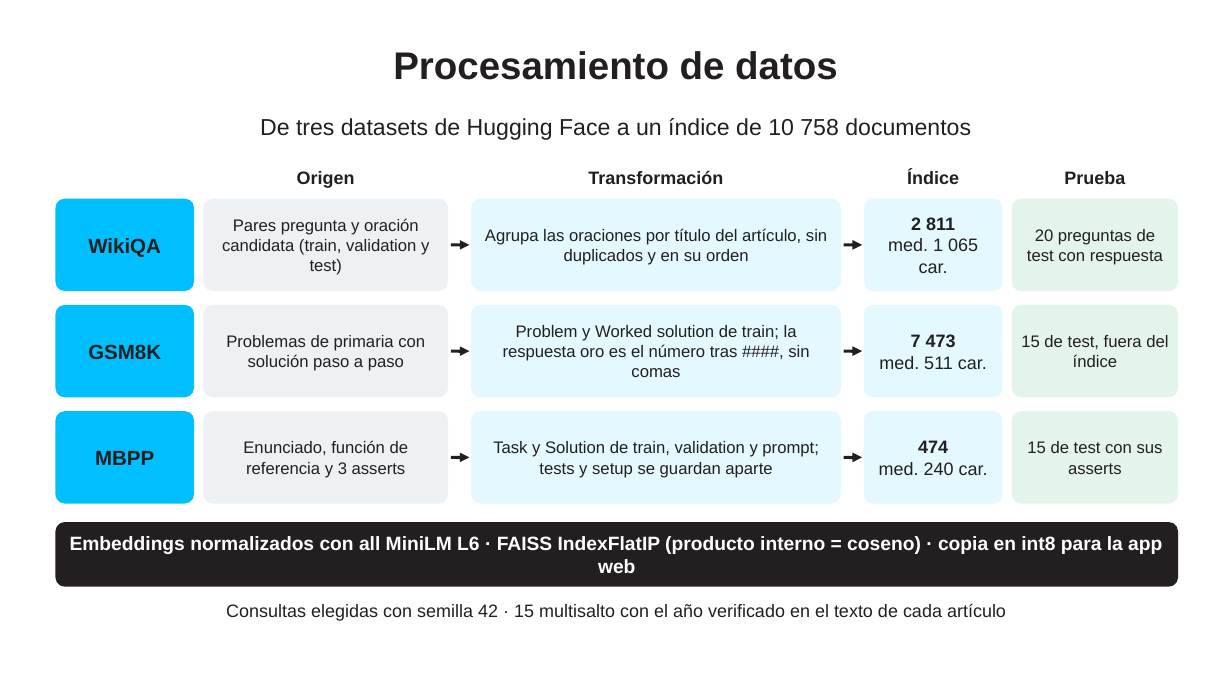
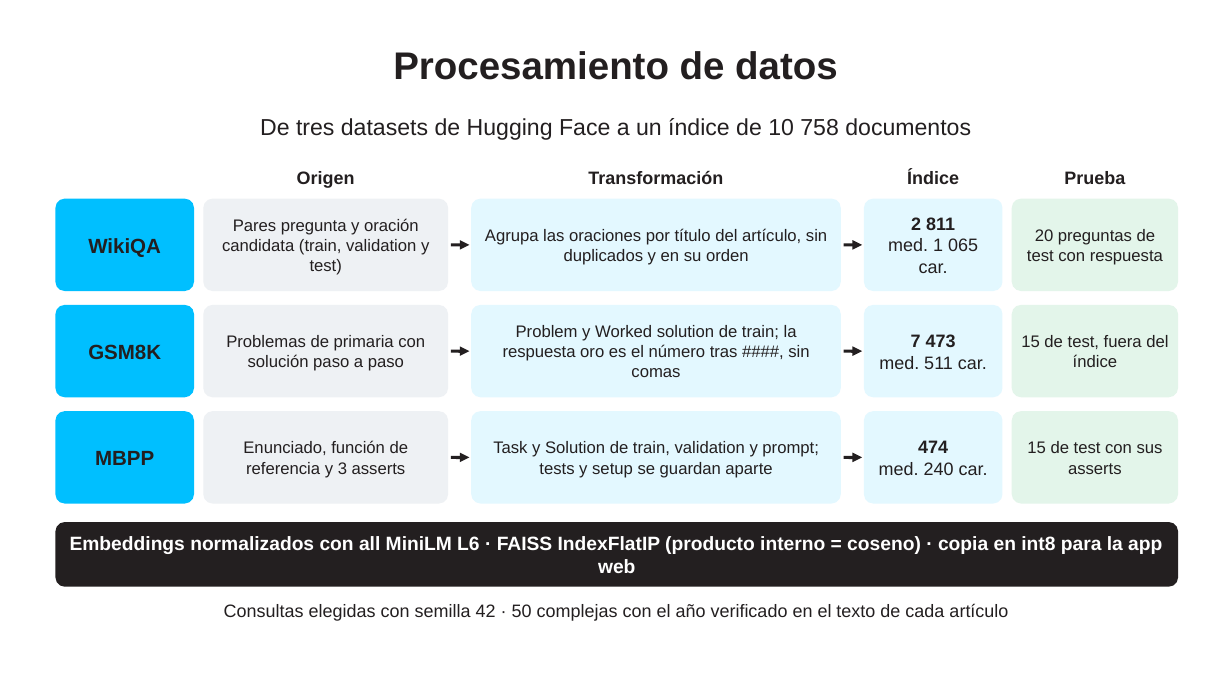
Before and after one commit to ricardoamiel/auditor-react, a slide deck: slide 24 of presentacion/Presentacion_Auditor_ReAct.pptx. Drawn at 1232x693 pixels with LibreOffice and Linux fonts; fonts in the diff are those of the drawing; background and template pictures are left out. Boxes give left, top, right and bottom in pixels: in the first picture for what was removed or moved away, otherwise in the second. Text is boxed around its words. In the diff, an @@ line names an element or a change of style, - is before the commit and + after.

Commit message:
Resultados de las 50 consultas complejas

```diff
--- a/presentacion/Presentacion_Auditor_ReAct.pptx
+++ b/presentacion/Presentacion_Auditor_ReAct.pptx
@@ text at [224, 603, 1008, 621]: text changed @@
-Consultas elegidas con semilla 42 · 15 multisalto con el año verificado en el texto de cada artículo
+Consultas elegidas con semilla 42 · 50 complejas con el año verificado en el texto de cada artículo
```
Also in this commit, not shown: 27 other slides changed, 30 other files.
